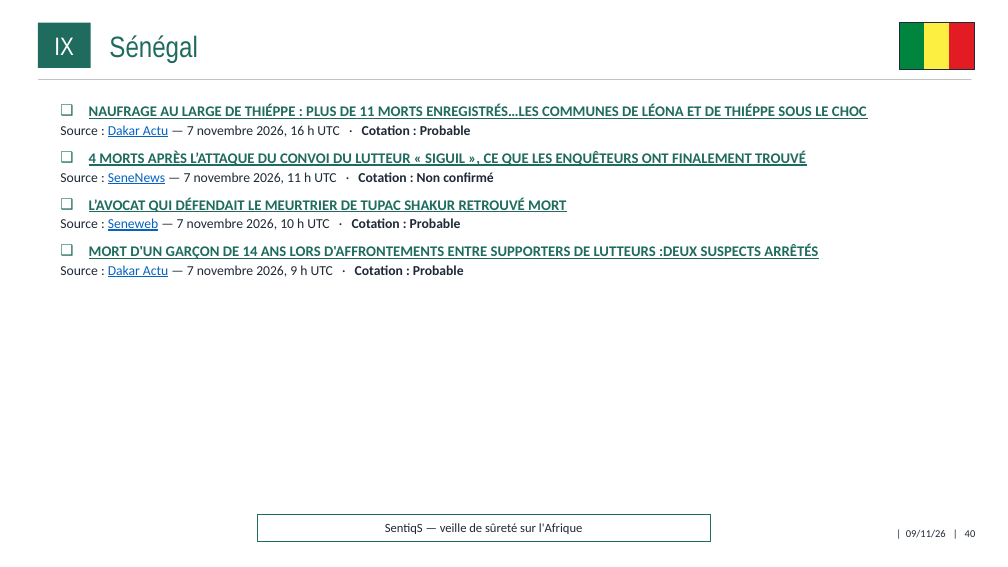
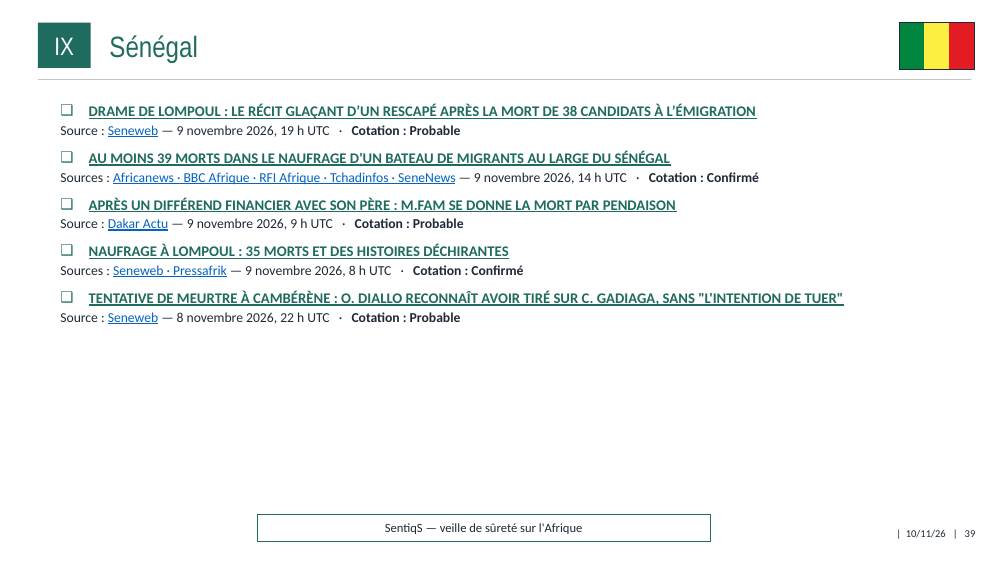
Before and after one commit to ytl1-ops/SentiqS, a slide deck: slide 39 of web/rapports/mensuel/2026-11.pptx (slide 40 before the commit). Drawn at 1008x567 pixels with LibreOffice and Linux fonts; fonts in the diff are those of the drawing. Boxes give left, top, right and bottom in pixels: in the first picture for what was removed or moved away, otherwise in the second. Text is boxed around its words. In the diff, an @@ line names an element or a change of style, - is before the commit and + after.

```diff
--- a/web/rapports/mensuel/2026-11.pptx
+++ b/web/rapports/mensuel/2026-11.pptx
@@ text at (60, 104, 844, 324): text changed @@
-❑ NAUFRAGE AU LARGE DE THIÉPPE : PLUS DE 11 MORTS ENREGISTRÉS…LES COMMUNES DE LÉONA ET DE THIÉPPE SOUS LE CHOC
-  ▪ Source : Dakar Actu — 7 novembre 2026, 16 h UTC · Cotation : Probable
-❑ 4 MORTS APRÈS L’ATTAQUE DU CONVOI DU LUTTEUR « SIGUIL », CE QUE LES ENQUÊTEURS ONT FINALEMENT TROUVÉ
-  ▪ Source : SeneNews — 7 novembre 2026, 11 h UTC · Cotation : Non confirmé
-❑ L’AVOCAT QUI DÉFENDAIT LE MEURTRIER DE TUPAC SHAKUR RETROUVÉ MORT
-  ▪ Source : Seneweb — 7 novembre 2026, 10 h UTC · Cotation : Probable
-❑ MORT D'UN GARÇON DE 14 ANS LORS D'AFFRONTEMENTS ENTRE SUPPORTERS DE LUTTEURS :DEUX SUSPECTS ARRÊTÉS
-  ▪ Source : Dakar Actu — 7 novembre 2026, 9 h UTC · Cotation : Probable
+❑ DRAME DE LOMPOUL : LE RÉCIT GLAÇANT D’UN RESCAPÉ APRÈS LA MORT DE 38 CANDIDATS À L’ÉMIGRATION
+  ▪ Source : Seneweb — 9 novembre 2026, 19 h UTC · Cotation : Probable
+❑ AU MOINS 39 MORTS DANS LE NAUFRAGE D'UN BATEAU DE MIGRANTS AU LARGE DU SÉNÉGAL
+  ▪ Sources : Africanews · BBC Afrique · RFI Afrique · Tchadinfos · SeneNews — 9 novembre 2026, 14 h UTC · Cotation : Confirmé
+❑ APRÈS UN DIFFÉREND FINANCIER AVEC SON PÈRE : M.FAM SE DONNE LA MORT PAR PENDAISON
+  ▪ Source : Dakar Actu — 9 novembre 2026, 9 h UTC · Cotation : Probable
+❑ NAUFRAGE À LOMPOUL : 35 MORTS ET DES HISTOIRES DÉCHIRANTES
+  ▪ Sources : Seneweb · Pressafrik — 9 novembre 2026, 8 h UTC · Cotation : Confirmé
+❑ TENTATIVE DE MEURTRE À CAMBÉRÈNE : O. DIALLO RECONNAÎT AVOIR TIRÉ SUR C. GADIAGA, SANS "L'INTENTION DE TUER"
+  ▪ Source : Seneweb — 8 novembre 2026, 22 h UTC · Cotation : Probable
@@ text at (906, 530, 976, 538): text changed @@
-| 09/11/26 | 40
+| 10/11/26 | 39
```
Also in this commit, not shown: 39 other slides changed, 1 slide added, 1 slide removed, 9 other files.
